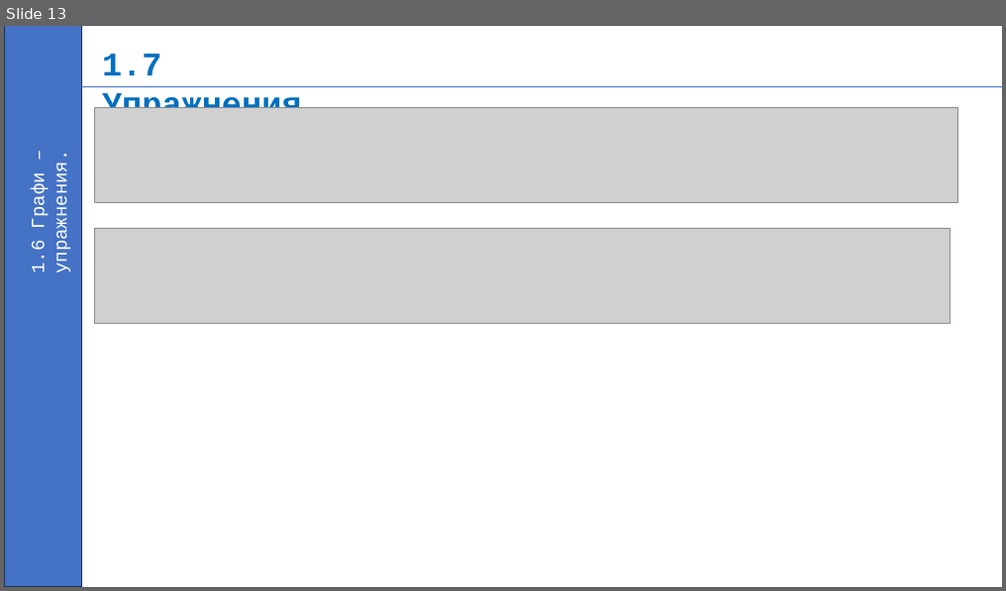
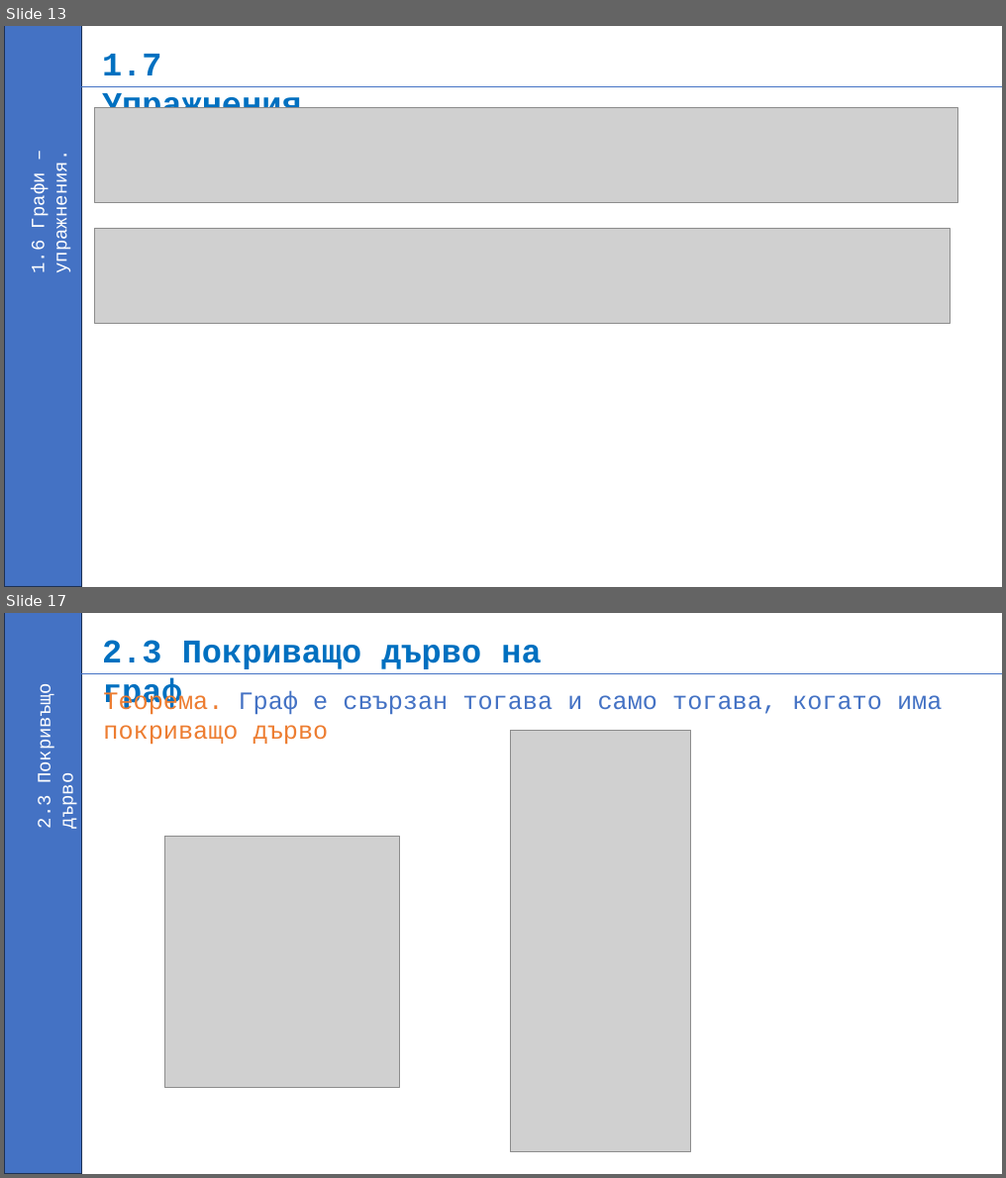
Before and after one commit to ahmedmatem/ppmg, a slide deck: XI class/02. DS and Algo - Module 2/08. Дървета-и-Графи/Дървета-и-Графи.pptx. Shown one above the other, each under a label of ours: slide 13 before the commit, slides 13 and 17 after it; the slides between them are not shown. The pictures are 1006x591 and 1006x1178 pixels, drawn with LibreOffice and Linux fonts; fonts in the diff are those of the drawing; grey boxes stand for pictures. Boxes give left, top, right and bottom in pixels: in the first picture for what was removed or moved away, otherwise in the second. Text is boxed around its words. In the diff, an @@ line names an element or a change of style, - is before the commit and + after.

```diff
--- a/XI class/02. DS and Algo - Module 2/08. Дървета-и-Графи/Дървета-и-Графи.pptx
+++ b/XI class/02. DS and Algo - Module 2/08. Дървета-и-Графи/Дървета-и-Графи.pptx
@@ slide 17 added at box(4, 613, 1002, 1174), background #FFFFFF @@
@@ rectangle added at box(5, 613, 82, 1174), fill #4472C4, outline #1E3256 1 pt @@
@@ text added at box(102, 640, 541, 712), 32 pt, text #0070C0, bold @@
+2.3 Покриващо дърво на граф
@@ text added at box(35, 694, 78, 829), 18 pt, text #FFFFFF @@
+2.3 Покривъщо дърво
@@ line added from (82, 673) to (1002, 673), #4472C4 0.5 pt @@
@@ text added at box(103, 691, 942, 745), 24 pt, text #4472C4 @@
+  Теорема. Граф е свързан тогава и само тогава, когато има покриващо дърво
@@ picture added at box(510, 730, 690, 1152) @@
@@ picture added at box(165, 836, 400, 1087) @@
```
Also in this commit, not shown: 1 slide changed, 4 other slides added, 4 other files.
